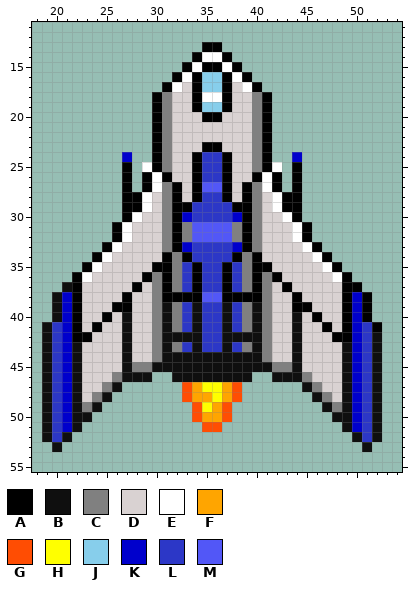
Two states of a sprite sheet, assests/images/SpaceShip.png. Above is the file before it was changed.
The file is 360x360 pixels, drawn in blocks of 8x8; one block is one cell here. Shown: x 18..54, y 11..55. The old version is drawn lined up with the new one, on the new canvas.
Palette (. is transparent): A #000000  B #0f0f0f  C #808080  D #d9d2d2  E #ffffff  F #ffa500  G #ff4d03  H #ffff00  J #87ceeb  K #0000cc  L #2c37c7  M #5257f7
Pixels before, first column x 19:
13 ................AA................
14 ...............AEEA...............
15 ..............AEAAEA..............
16 .............AEAJJAEA.............
17 ............AEDAJJADEA............
18 ...........ACDDAEEADDCA...........
19 ...........ACDDAJJADDCA...........
20 ...........ACDDDAADDDCA...........
21 ...........ACDDDDDDDDCA...........
22 ...........ACDDDDDDDDCA...........
23 ...........ACDDDAADDDCA...........
24 ........K..ACDDALLADDCA..K........
25 ........A.EACDDALLADDCAE.A........
26 ........A.AEADDALLADDAEA.A........
27 ........A.AECADAMMADACEA.A........
28 ........AAEDCADALLADACDEAA........
29 ........AAEDCAALLLLAACDEAA........
30 ........AEDDCAKLLLLKACDDEA........
31 .......AEDDDCACMMMMCACDDDEA.......
32 .......AEDDDCACMMMMCACDDDEA.......
33 ......AEDDDDCAKLLLLKACDDDDEA......
34 .....AEDDDDDACALLLLACADDDDDEA.....
35 ....AEDDDDDAACLALLALCAADDDDDEA....
36 ...AEDDDDDACACLALLALCACADDDDDEA...
37 ..BADDDDDADCACLALLALCACDADDDDDAA..
38 .BKADDDDADDCAAAAMMAAAACDDADDDDAKA.
39 .BKADDDAADDCBCLBLLBLCBCDDAADDDAKA.
40 .BKADDADBDDCBCLBLLBLCBCDDBDADDAKA.
41 BLKADADDBDDCBCLBLLBLCBCDDBDDADAKLA
42 BLKAADDDBDDCBBBBLLBBBBCDDBDDDAAKLB
43 BLKBDDDDBDDCBCLBLLBLCBCDDBDDDDBKLB
44 BLKBDDDDBDDCBBBBBBBBBBCDDBDDDDBKLB
45 BLKBDDDDBCCBBBBBBBBBBBBCCBDDDDBKLB
46 BLKBDDDCBBB..BBBBBBBB..BBBCDDDBKLB
47 BLKBDDCB......GFHHFG......BCDDBKLB
48 BLKBDCB.......GFFHFG.......BCDBKLB
49 BLKBCB.........GHFG.........BCBKLB
50 BLKBB..........GFFG..........BBKLB
51 BLKB............GG............BKLB
52 BLB............................BLB
53 .B..............................B.
And afterwards:
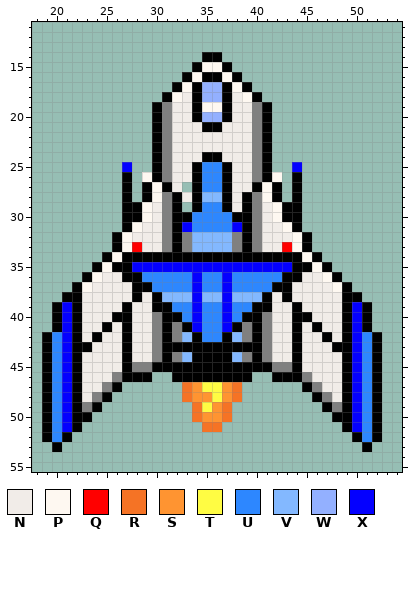
Colours new in this view: N #f1ece8  P #fef8f1  Q #ff0000  R #f57325  S #ff9431  T #fffc43  U #2d87ff  V #83b8ff  W #93b0ff  X #0400ff
Changes in this commit:
canvas 45x45 -> 70x70, the old top-left corner now at 13,11
Changed rows in their new state; - is an unchanged pixel.
first column x 19:
13 ----------------..----------------
14 ---------------.AA.---------------
15 --------------.APPA.--------------
16 -------------.APAAPA.-------------
17 ------------.AP-WW-PA.------------
18 -----------.APN-WW-NPA.-----------
19 -------------NN-PP-NN-------------
20 -------------NNAWWANN-------------
21 -------------NNNAANNN-------------
22 -------------NNNNNNNN-------------
23 -------------NNNNNNNN-------------
24 --------.----NNNAANNN----.--------
25 --------X-.--NN-UU-NN--.-X--------
26 ----------PACNN-UU-NNCAP----------
27 -----------PAN.-UU-NNAP-----------
28 ---------.AP--N-VV-N--PA.---------
29 ----------PN--.AUUAN--NP----------
30 ---------APN--AUUUUA--NPA---------
31 -------.APNN--XUUUUX--NNPA.-------
32 --------PNNN---VVVV---NNNP--------
33 ------.APQNN--CVVVVC--NNQPA.------
34 -----.APAAAA-A-AAAA-A-AAAAPA.-----
35 ----.APAAXXXXXXXXXXXXXXXXAAPA.----
36 ---.APNNAAUUUUUXUUXUUUUUAANNPA.---
37 --.-PNNNN-AUUUUXUUXUUUUA-NNNNP-.--
38 -.A-NNNNNANAVVVXVVXVVVANANNNNN-A.-
39 -AX-NNNN-NNAAUUXUUXUUAANN-NNNN-X--
40 -AX-NNNAANN-AAUXUUXUAA-NNAANNN-X--
41 .AX-NNANANN-A-AXUUXA-A-NNANANN-XA.
42 AUX-NANNANN-ACVAUUAVCA-NNANNAN-XUA
43 AUXAANNNANN-AAAAAAAAAA-NNANNNAAXUA
44 AUXANNNNANN-ACVAAAAVCA-NNANNNNAXUA
45 AUXANNNNA--AAAAAAAAAAAA--ANNNNAXUA
46 AUXANNN-AAA--AAAAAAAA--AAA-NNNAXUA
47 AUXANN-A------RSTTSR------A-NNAXUA
48 AUXAN-A-------RSSTSR-------A-NAXUA
49 AUXA-A---------RTSR---------A-AXUA
50 AUXAA----------RSSR----------AAXUA
51 AUXA------------RR------------AXUA
52 AUA----------------------------AUA
53 -A------------------------------A-
